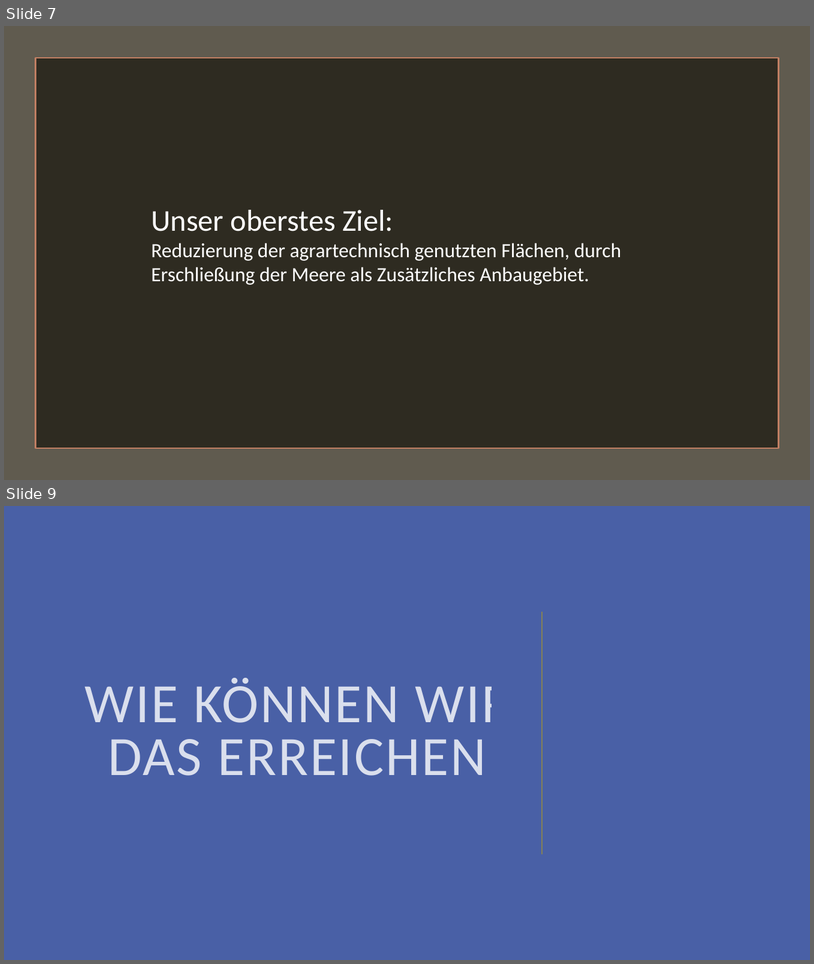
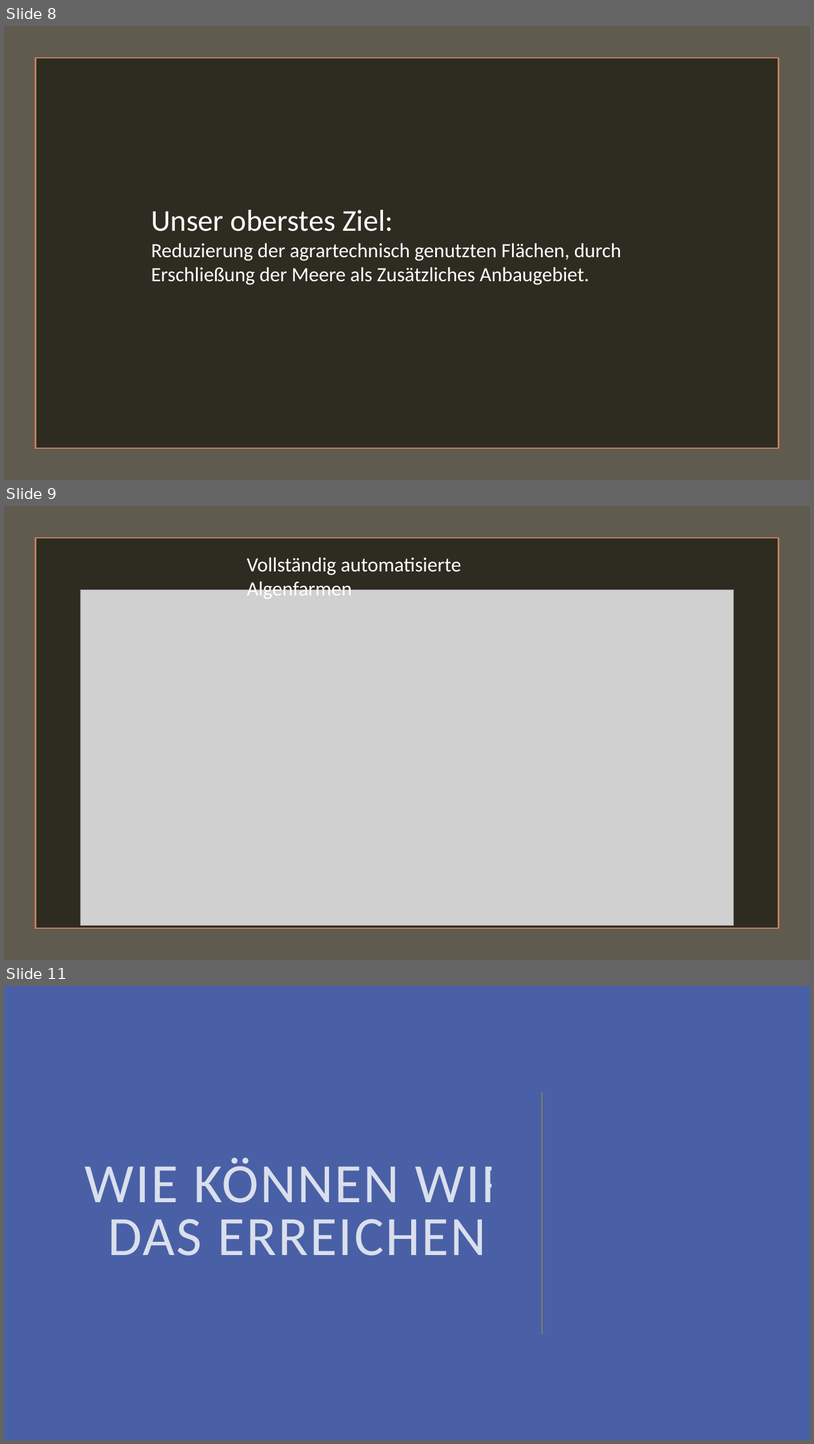
Before and after one commit to plastikpamaro/MKon, a slide deck: Meilenstein1/Firmenpräsentation.pptx. Shown one above the other, each under a label of ours: slides 7 and 9 before the commit, slides 8, 9 and 11 after it; the slides between them are not shown. The pictures are 814x964 and 814x1444 pixels, drawn with LibreOffice and Linux fonts; fonts in the diff are those of the drawing; grey boxes stand for pictures. Boxes give left, top, right and bottom in pixels: in the first picture for what was removed or moved away, otherwise in the second. Text is boxed around its words. In the diff, an @@ line names an element or a change of style, - is before the commit and + after.

```diff
--- a/Meilenstein1/Firmenpräsentation.pptx
+++ b/Meilenstein1/Firmenpräsentation.pptx
@@ slide 9 added at (4,506,810,960), background #4960A6 @@
@@ rectangle added at (4,506,810,960), fill #605B4F @@
@@ rectangle added at (35,538,779,928), fill #2E2B21, outline #C17F63 1.75 pt @@
@@ text added at (247,557,462,598), 24 pt, text #FFFFFF @@
+Vollständig automatisierte Algenfarmen
@@ picture added at (80,589,734,925) @@
@@ what was slide 7 is now slide 8 @@
@@ what was slide 9 is now slide 11 @@
```
Also in this commit, not shown: 3 slides changed, 2 other slides added, 1 other file.
